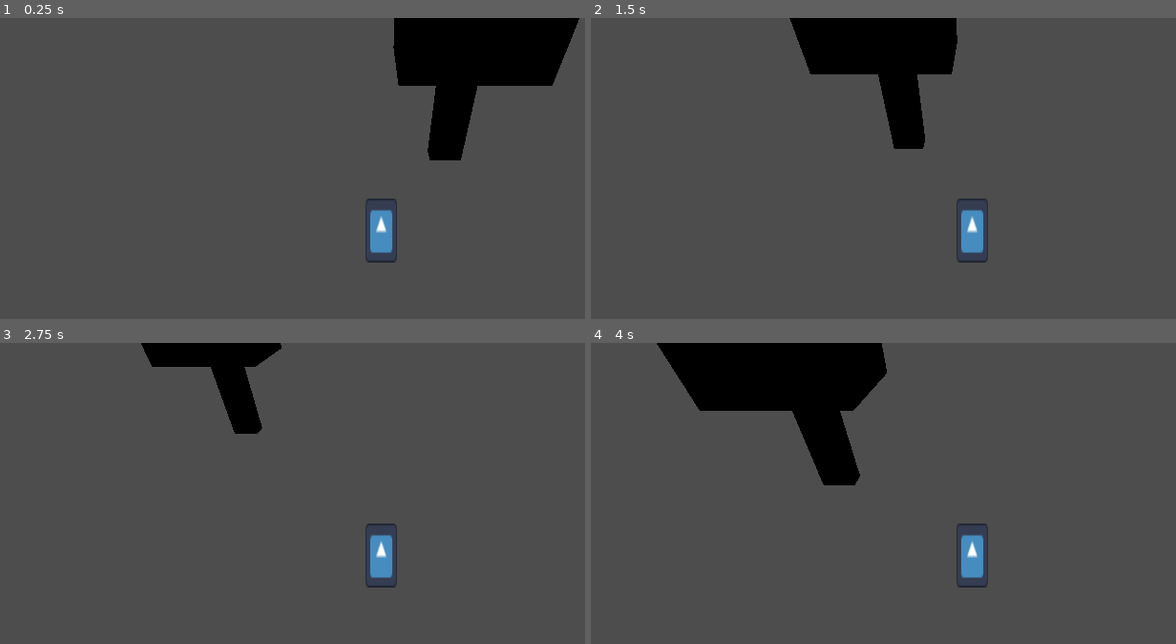
Above: before the commit, frames 1-4 (two rows, left to right).
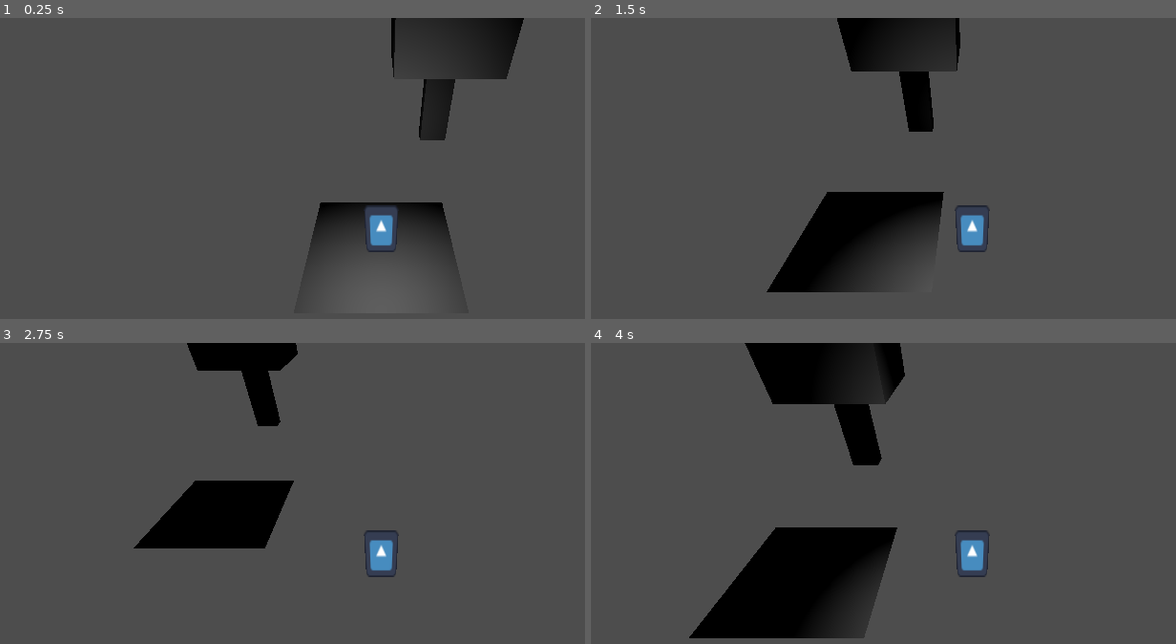
Above: after the commit, the same moments.

Repository: arrowira/KenneyJam
Game: Godot game, scene res://Scenes/Main.tscn
Same seed, same stepped clock (60 frames per second), same inputs: the game is played once before the commit and once after it. The engine's default icon, where the game draws it, is replaced by a stand-in: a white triangle on a blue panel in a dark square.
Inputs:
- Up to frame 1 (0.25 s): no input
- Up to frame 2 (1.5 s): tap Enter at 0.5 s; hold D (right) 0.53-1.28 s; hold S (down) from 1.28 s (still down)
- Up to frame 3 (2.75 s): release S (down) at 2.03 s; hold D (right) from 2.03 s (still down)
- Up to frame 4 (4 s): release D (right) at 2.78 s; hold W (up) 2.78-3.53 s; hold A (left) from 3.53 s (still down)

The runs differ from the first frame. In frame 1, 10% of the frame differs, in the area x 52-100%, y 0-82%; in frame 2, 12%; in frame 3, 7.5%; in frame 4, 17%, in the area x 11-69%, y 0-99%.

Commit message:
player light, ground plane

Diff:
--- a/kenney-jam/Scenes/Main.tscn
+++ b/kenney-jam/Scenes/Main.tscn
@@ -1,14 +1,23 @@
-[gd_scene load_steps=3 format=3 uid="uid://bh2eknbs0py68"]
+[gd_scene load_steps=4 format=3 uid="uid://bh2eknbs0py68"]
 
 [ext_resource type="PackedScene" uid="uid://pnraj6qmngjw" path="res://Scenes/TreeTest.tscn" id="1_idj7w"]
 [ext_resource type="PackedScene" uid="uid://cbnglbm81uf2k" path="res://Scenes/Player.tscn" id="1_r150o"]
 
+[sub_resource type="PlaneMesh" id="PlaneMesh_idj7w"]
+
 [node name="Main" type="Node3D"]
 
 [node name="Player" parent="." instance=ExtResource("1_r150o")]
+transform = Transform3D(1, 0, 0, 0, 1, 0, 0, 0, 1, 0, 0.43128633, 1.8036817)
 
 [node name="Camera3D" type="Camera3D" parent="Player"]
 transform = Transform3D(1, 0, 0, 0, 0.7071068, 0.7071068, 0, -0.7071068, 0.7071068, 0, 3.34025, 3.389681)
 
+[node name="OmniLight3D" type="OmniLight3D" parent="Player"]
+
 [node name="TreeTest" parent="." instance=ExtResource("1_idj7w")]
 transform = Transform3D(2, 0, 0, 0, 2, 0, 0, 0, 2, 1.4513493, 0, -2.4523904)
+
+[node name="MeshInstance3D" type="MeshInstance3D" parent="."]
+transform = Transform3D(2, 0, 0, 0, 2, 0, 0, 0, 2, 0, -2.028839, 0)
+mesh = SubResource("PlaneMesh_idj7w")
--- a/kenney-jam/Scenes/Player.tscn
+++ b/kenney-jam/Scenes/Player.tscn
@@ -11,7 +11,6 @@
 
 [node name="Sprite" type="Sprite3D" parent="."]
 transform = Transform3D(0.42801765, 0, 0, 0, 0.855409, 0, 0, 0, 1, 0, 0, 0)
-billboard = 1
 texture = ExtResource("2_gntrk")
 
 [node name="CollisionShape3D" type="CollisionShape3D" parent="."]
